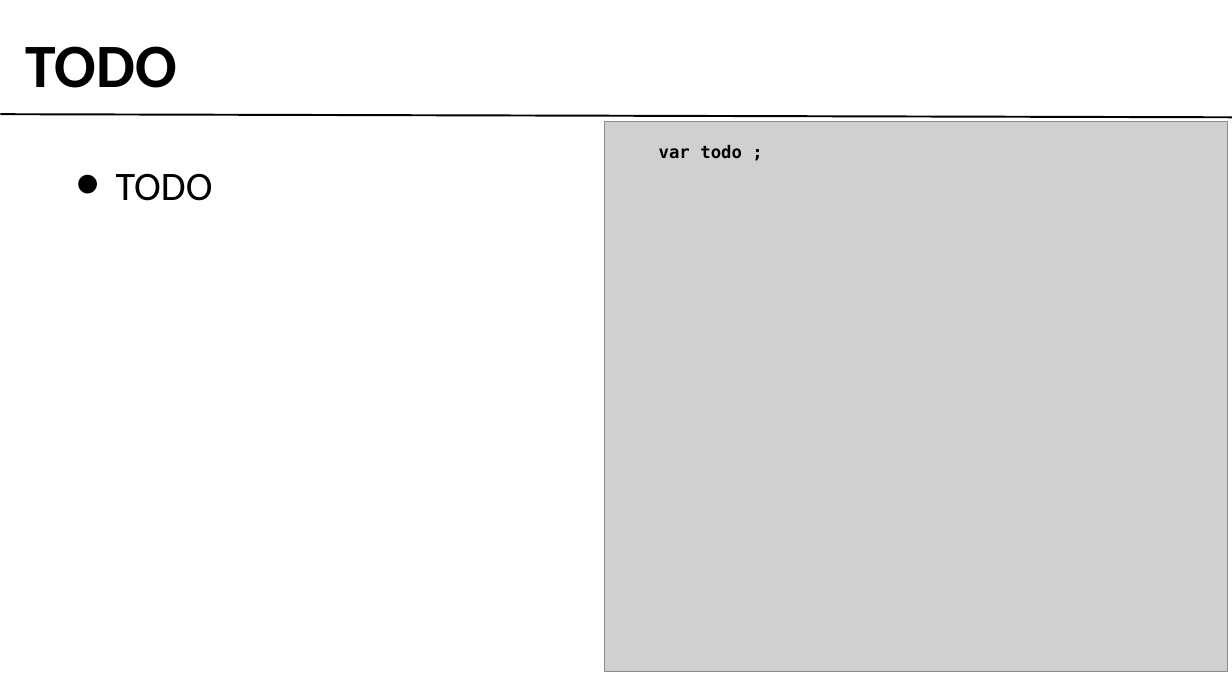
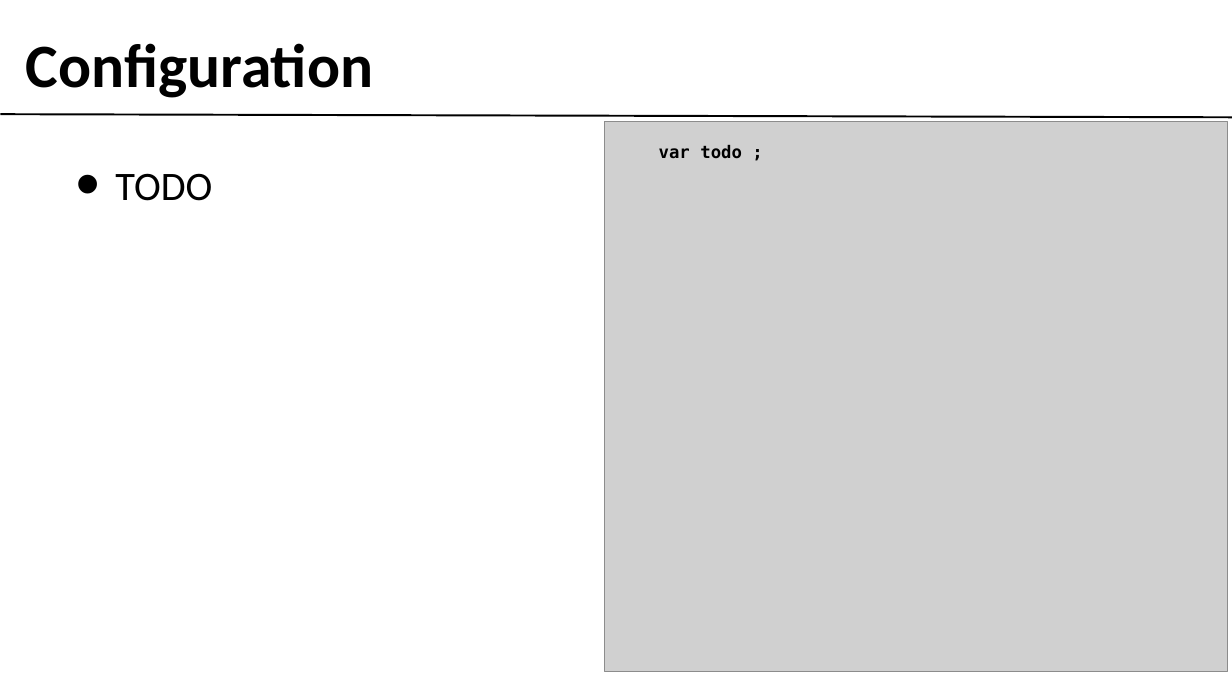
Before and after one commit to gobengo/devoxx-panorama-js-testing, a slide deck: slide 6 of doc/qunit_part.ppt (slide 3 before the commit). Drawn at 1232x693 pixels with LibreOffice and Linux fonts; fonts in the diff are those of the drawing; grey boxes stand for pictures; background and template pictures are left out. Boxes give left, top, right and bottom in pixels: in the first picture for what was removed or moved away, otherwise in the second. Text is boxed around its words. In the diff, an @@ line names an element or a change of style, - is before the commit and + after.

```diff
--- a/doc/qunit_part.ppt
+++ b/doc/qunit_part.ppt
@@ text at [26, 43, 373, 98]: text changed @@
-TODO
+Configuration
```
Also in this commit, not shown: 5 slides added, 1 slide removed, 5 other files.
